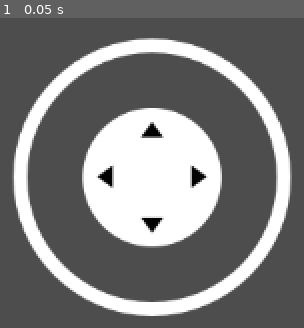
Above: before the commit, frame 1.
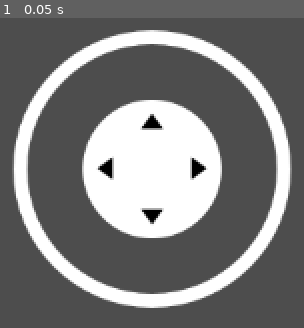
Above: after the commit, the same moment.

Repository: kpk-i710/my3d
Game: Godot game, scene res://main.tscn
Two runs of this game, one before a commit and one after it. Both use one fixed random seed, a clock stepped at 60 frames per second and the inputs below.
Inputs:
- Up to frame 1 (0.05 s): no input

The runs differ from the first frame. In frame 1, 16% of the frame differs, in the area x 3-97%, y 3-97%.

Commit message:
added virtual

Diff:
--- a/main.tscn
+++ b/main.tscn
@@ -1,12 +1,21 @@
-[gd_scene load_steps=2 format=3 uid="uid://bmr46jbivum0i"]
+[gd_scene load_steps=2 format=3 uid="uid://bm5tte87sp0vv"]
 
 [ext_resource type="Script" path="res://addons/virtual_joystick/virtual_joystick_instantiator.gd" id="1_y4djn"]
 
-[node name="Node2D" type="Node2D"]
+[node name="Node3D" type="Node3D"]
 
-[node name="Virtual Joystick" type="Control" parent="."]
+[node name="Control" type="Control" parent="."]
 layout_mode = 3
-anchors_preset = 0
-offset_right = 1164.0
-offset_bottom = 654.0
+anchors_preset = 15
+anchor_right = 1.0
+anchor_bottom = 1.0
+grow_horizontal = 2
+grow_vertical = 2
+
+[node name="Virtual Joystick left" type="Control" parent="Control"]
+layout_mode = 1
+anchors_preset = 2
+anchor_top = 1.0
+anchor_bottom = 1.0
+grow_vertical = 0
 script = ExtResource("1_y4djn")
Not shown, changed: addons/virtual_joystick/test/test.tscn
